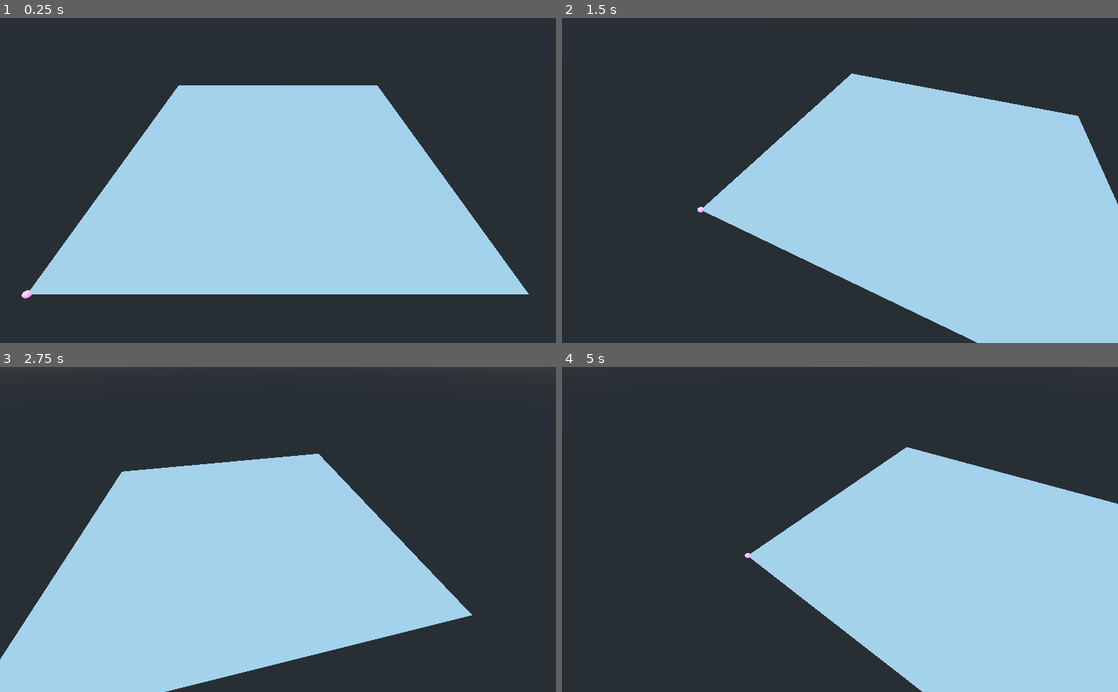
Above: before the commit, frames 1-4 (two rows, left to right).
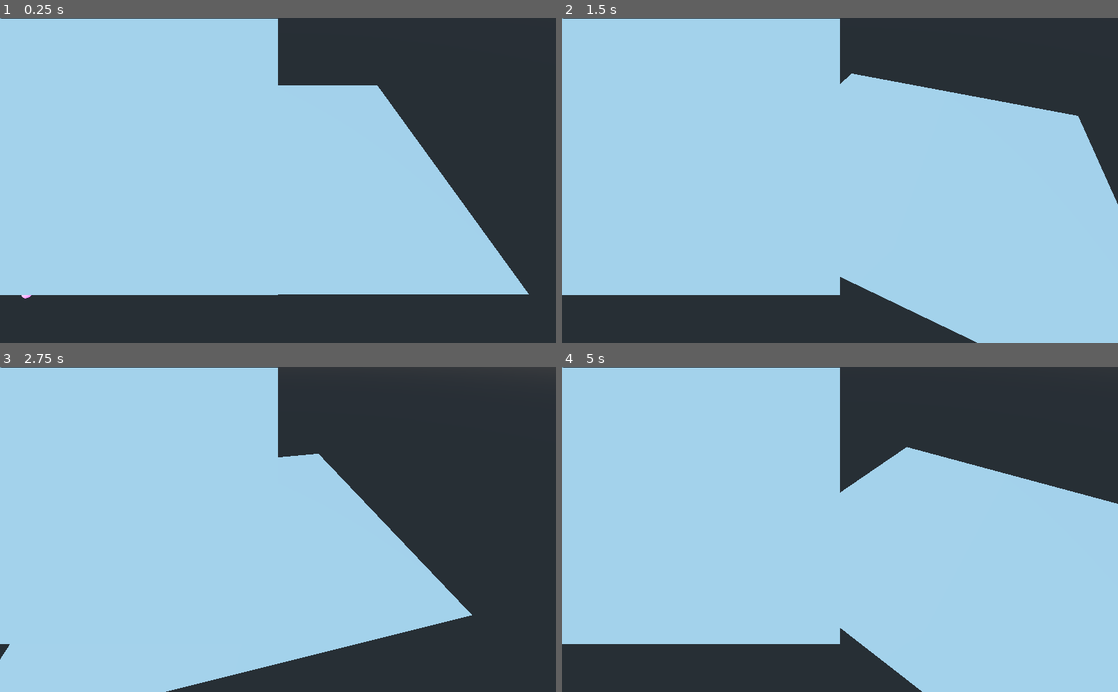
Above: after the commit, the same moments.

Repository: Nnigmat/ai-robots
Game: Godot game, scene res://scenes/7_AddSecondCamera.tscn
Two runs of this game, one before a commit and one after it. Both use one fixed random seed, a clock stepped at 60 frames per second and the inputs below. Before the commit the project starts from res://scenes/6_MultipleRobotsGeneration.tscn.
Inputs (mouse positions are in pixels of both pictures, inside the frame that each line leads up to):
- Up to frame 1 (0.25 s): no input
- Up to frame 2 (1.5 s): tap Enter at 0.5 s; move the mouse to (867, 180) at 0.52 s; hold Up (ui_up) from 0.53 s (still down); tap S (camera_down) at 0.6 s; click (867, 180) at 0.67 s; tap Space (ui_select) at 0.77 s; move the mouse to (812, 180) at 1.27 s; tap A (camera_left) at 1.35 s
- Up to frame 3 (2.75 s): keep holding Up (ui_up); tap Space (ui_select) at 1.52 s; move the mouse to (289, 523) at 2.02 s; tap D (camera_right) at 2.1 s
- Up to frame 4 (5 s): keep holding Up (ui_up); tap Space (ui_select) at 2.75, 3.02, 3.77, 4.52 s; move the mouse to (834, 536) at 2.77 s; tap W (camera_up) at 2.85 s; click (834, 536) at 2.92 s; move the mouse to (878, 532) at 3.52 s; tap S (camera_down) at 3.6 s; tap Enter at 4.25 s; move the mouse to (795, 526) at 4.27 s; tap A (camera_left) at 4.35 s

The runs differ from the first frame. In frame 1, 22% of the frame differs, in the area x 0-50%, y 0-86%; in frame 2, 35%; in frame 3, 22%; in frame 4, 39%.
Error in both runs: Invalid get index 'data' (on base: 'Nil'). (res://scripts/ImageProcessor.gd:18)

Commit message:
Add minimap

Diff:
--- /dev/null
+++ b/World.tres
@@ -0,0 +1,9 @@
+[gd_resource type="World" load_steps=3 format=2]
+
+[sub_resource type="Environment" id=1]
+
+[sub_resource type="Environment" id=2]
+
+[resource]
+environment = SubResource( 1 )
+fallback_environment = SubResource( 2 )
--- a/entities/Brush.tscn
+++ b/entities/Brush.tscn
@@ -6,4 +6,4 @@
 script = ExtResource( 1 )
 stroke_type = "Solid"
 stroke_width = 6.0
-stroke_flow = 0.1
+stroke_flow = 0.02
--- a/entities/Canvas.tscn
+++ b/entities/Canvas.tscn
@@ -1,8 +1,6 @@
 [gd_scene load_steps=3 format=2]
 
 [ext_resource path="res://scripts/Canvas.gd" type="Script" id=1]
-
-
 
 [sub_resource type="PlaneMesh" id=1]
 
--- /dev/null
+++ b/entities/MiniCamera.tscn
@@ -0,0 +1,18 @@
+[gd_scene load_steps=2 format=2]
+
+[ext_resource path="res://scripts/MiniCamera.gd" type="Script" id=1]
+
+[node name="MiniCamera" type="Spatial"]
+script = ExtResource( 1 )
+
+[node name="Viewport" type="Viewport" parent="."]
+size = Vector2( 1024, 1024 )
+render_target_v_flip = true
+
+[node name="Camera" type="Camera" parent="Viewport"]
+transform = Transform( -1.62921e-07, 1, 1.62921e-07, 0, -1.62921e-07, 1, 1, 1.62921e-07, 2.65431e-14, 2050, 2900, 0 )
+far = 8096.0
+
+[node name="CanvasLayer" type="CanvasLayer" parent="."]
+
+[node name="Sprite" type="Sprite" parent="CanvasLayer"]
--- a/project.godot
+++ b/project.godot
@@ -16,7 +16,7 @@
 [application]
 
 config/name="Simulator"
-run/main_scene="res://scenes/6_MultipleRobotsGeneration.tscn"
+run/main_scene="res://scenes/7_AddSecondCamera.tscn"
 config/icon="res://icon.png"
 
 [input]
--- /dev/null
+++ b/scenes/7_AddSecondCamera.tscn
@@ -0,0 +1,28 @@
+[gd_scene load_steps=6 format=2]
+
+[ext_resource path="res://entities/Canvas.tscn" type="PackedScene" id=1]
+[ext_resource path="res://entities/Camera.tscn" type="PackedScene" id=2]
+[ext_resource path="res://entities/MiniCamera.tscn" type="PackedScene" id=4]
+[ext_resource path="res://entities/Progress.tscn" type="PackedScene" id=6]
+[ext_resource path="res://entities/RobotGenerator.tscn" type="PackedScene" id=7]
+
+[node name="Game" type="Spatial"]
+
+[node name="Control" parent="." instance=ExtResource( 6 )]
+visible = false
+
+[node name="Spatial" parent="." instance=ExtResource( 2 )]
+transform = Transform( -1.62921e-07, 0.707107, -0.707107, 0, 0.707107, 0.707107, 1, 1.15203e-07, -1.15203e-07, -341.131, 1000, 1024 )
+far = 8192.0
+distance = 2000.0
+max_speed = Vector3( 100, 100, 100 )
+
+[node name="Canvas" parent="." instance=ExtResource( 1 )]
+width = 1024
+height = 1024
+show_lines = false
+
+[node name="MiniCamera" parent="." instance=ExtResource( 4 )]
+
+[node name="RobotGenerator" parent="." instance=ExtResource( 7 )]
+AMOUNT = 10
--- /dev/null
+++ b/scripts/CameraControl.gd
@@ -0,0 +1,16 @@
+extends Spatial
+
+
+# Declare member variables here. Examples:
+# var a = 2
+# var b = "text"
+
+
+# Called when the node enters the scene tree for the first time.
+func _ready():
+	pass # Replace with function body.
+
+
+# Called every frame. 'delta' is the elapsed time since the previous frame.
+func _process(delta):
+	$CanvasLayer/Sprite.texture = $Viewport.get_texture()
--- /dev/null
+++ b/scripts/Cameras.gd
@@ -0,0 +1,16 @@
+extends Spatial
+
+
+# Declare member variables here. Examples:
+# var a = 2
+# var b = "text"
+
+
+# Called when the node enters the scene tree for the first time.
+func _ready():
+	pass
+
+
+# Called every frame. 'delta' is the elapsed time since the previous frame.
+func _process(delta):
+	$CanvasLayer/Sprite.texture = $Viewport.get_texture()
--- /dev/null
+++ b/scripts/MiniCamera.gd
@@ -0,0 +1,16 @@
+extends Spatial
+
+
+# Declare member variables here. Examples:
+# var a = 2
+# var b = "text"
+
+
+# Called when the node enters the scene tree for the first time.
+func _ready():
+	pass # Replace with function body.
+
+
+# Called every frame. 'delta' is the elapsed time since the previous frame.
+func _process(delta):
+	$CanvasLayer/Sprite.texture = $Viewport.get_texture()
